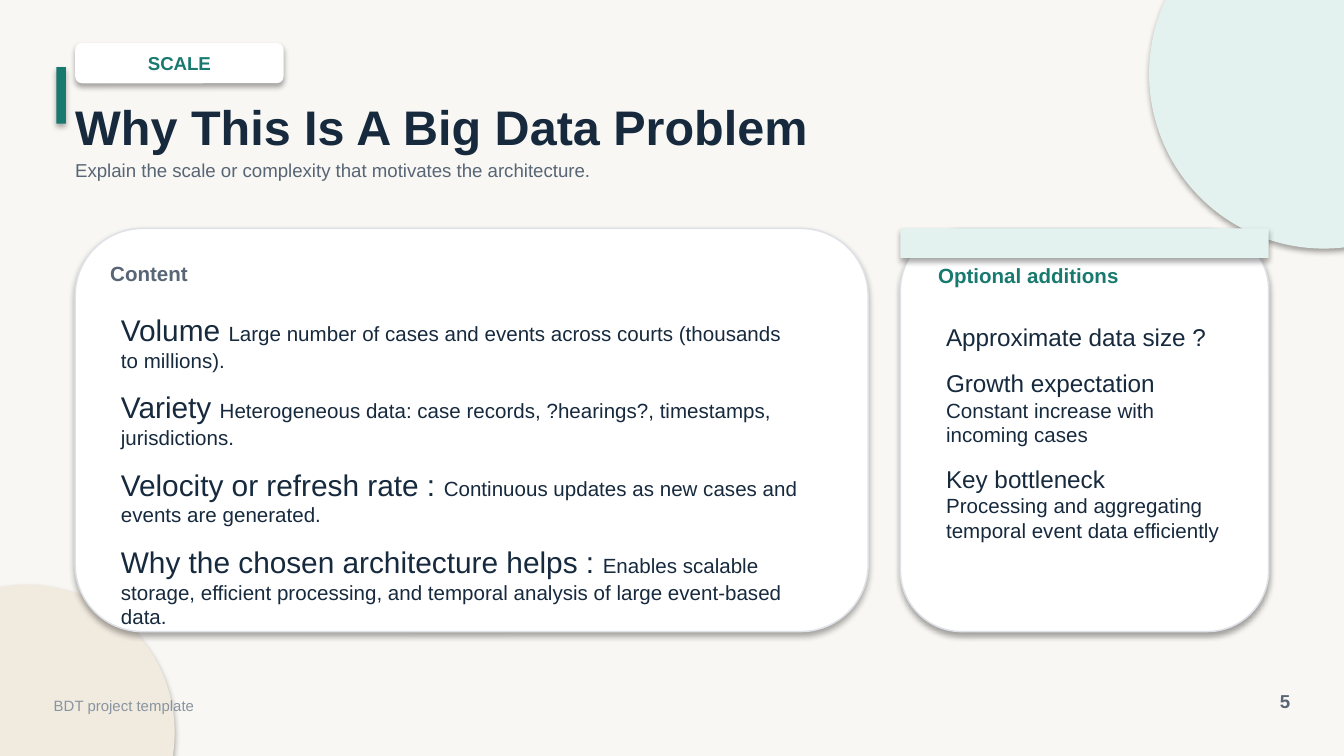
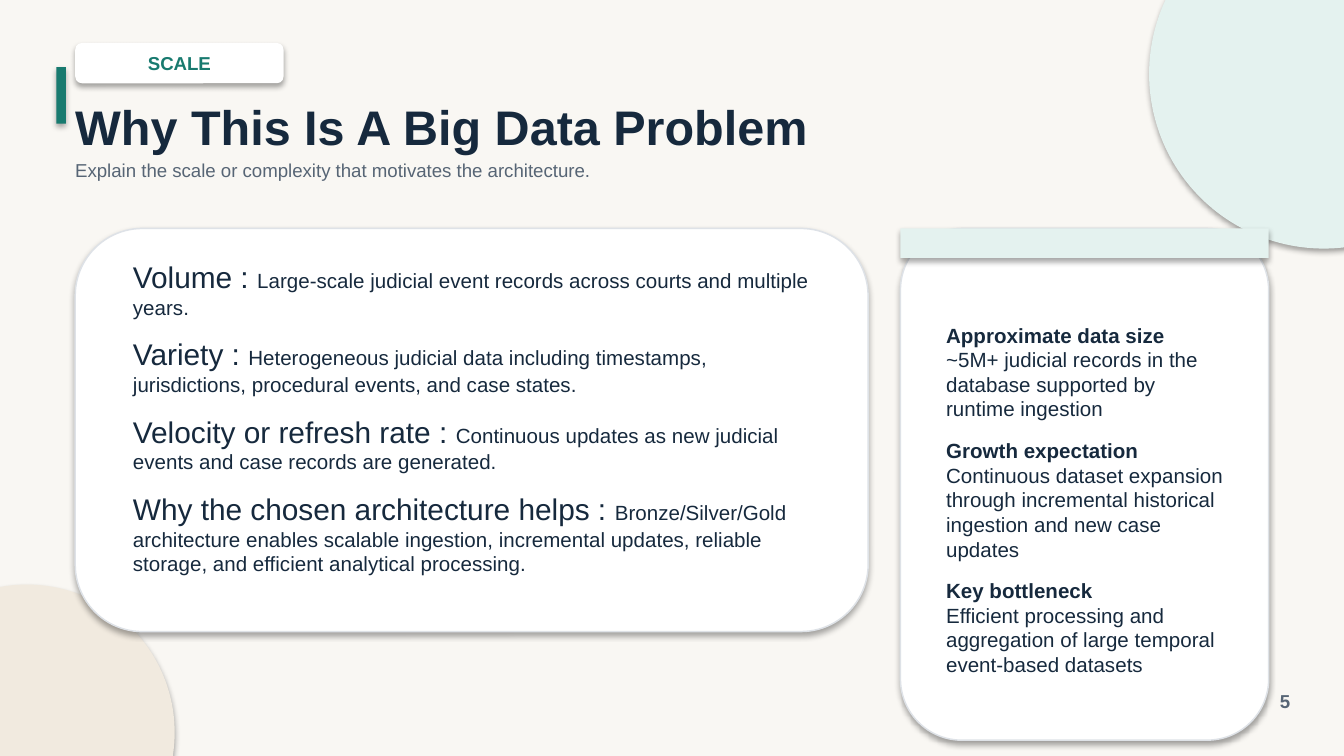
Before and after one commit to Big-data-court-hearings/project, a slide deck: slide 5 of docs/presentation/BDT_Project_Presentation.pptx. Drawn at 1344x756 pixels with LibreOffice and Linux fonts; fonts in the diff are those of the drawing. Boxes give left, top, right and bottom in pixels: in the first picture for what was removed or moved away, otherwise in the second. Text is boxed around its words. In the diff, an @@ line names an element or a change of style, - is before the commit and + after.

```diff
--- a/docs/presentation/BDT_Project_Presentation.pptx
+++ b/docs/presentation/BDT_Project_Presentation.pptx
@@ rounded rectangle: place and size @@
-rounded rectangle at (900, 228, 1269, 632)
+rounded rectangle at (900, 228, 1269, 741)
@@ text removed at (110, 266, 188, 281) @@
-Content
@@ text at (133, 266, 808, 576): text changed @@
-Volume Large number of cases and events across courts (thousands to millions).
-Variety Heterogeneous data: case records, ?hearings?, timestamps, jurisdictions.
-Velocity or refresh rate : Continuous updates as new cases and events are generated.
-Why the chosen architecture helps : Enables scalable storage, efficient processing, and temporal analysis of large event-based data.
+Volume : Large-scale judicial event records across courts and multiple years.
+Variety : Heterogeneous judicial data including timestamps, jurisdictions, procedural events, and case states.
+Velocity or refresh rate : Continuous updates as new judicial events and case records are generated.
+Why the chosen architecture helps : Bronze/Silver/Gold architecture enables scalable ingestion, incremental updates, reliable storage, and efficient analytical processing.
@@ text removed at (938, 268, 1118, 288) @@
-Optional additions
@@ text at (946, 328, 1223, 673): text changed @@
-Approximate data size ?
-Growth expectation Constant increase with incoming cases
-Key bottleneck Processing and aggregating temporal event data efficiently
+Approximate data size ~5M+ judicial records in the database supported by runtime ingestion
+Growth expectation Continuous dataset expansion through incremental historical ingestion and new case updates
+Key bottleneck Efficient processing and aggregation of large temporal event-based datasets
@@ text removed at (54, 700, 194, 714) @@
-BDT project template
```
Also in this commit, not shown: 11 other slides changed, 2 slides added, 2 slides removed, 3 other files.
